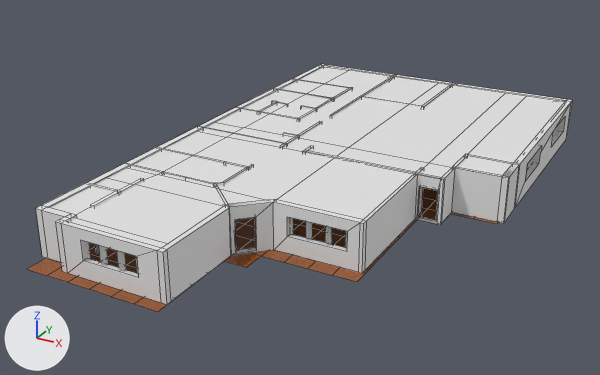
The FBX model Assets/Models/BuildingRoom/House_02.fbx: old version first, new version second.
The view is the same before and after, from a 50 mm camera at (13.2, -30.0, 15.0) aimed at (-3.0, -0.6, 0.3). The lights are fixed; the arrows at lower left show +X, +Y and +Z. Mesh edges are drawn as thin lines on the coarser meshes. Where no turn or scale is listed for an object, it has been applied to the vertices. Vertices at the same position are counted once.

The first picture shows 'Floor', 'Roof.001', 'Walls.001', 'Windows.001'.
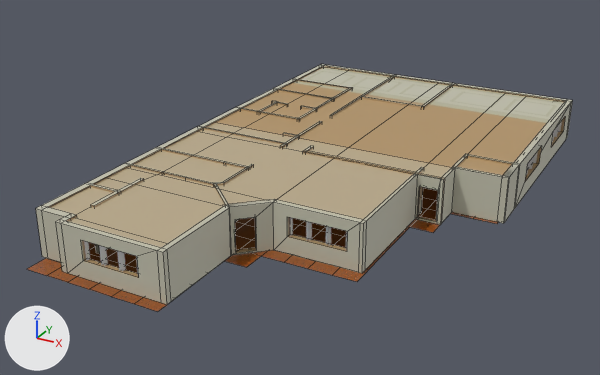
Boxes [x1, y1, x2, y2] around the edits, measured in the pictures (600 x 375 px; the box of a moved part takes in the faces that stretch with it):
'Roof.001', recoloured (white to beige)
    both: [51, 67, 564, 248]
part 1 of me_plane_004, moved or reshaped
    both: [536, 147, 541, 163]
part 2 of me_plane_004, recoloured
    both: [36, 64, 572, 304]
part 3 of me_plane_005, added
    after: [411, 220, 440, 232]

The change in detail:
Picture 'txt_wall_grey_00.png' (img_txt_wall_grey_00_png) is new.
Material 'Material.003' (mat_material_003) is new.
Its texture is img_txt_wall_grey_00_png.
me_plane_005 is used by ob_floor; location (0.0, 0.0, 0.0).
Verts and faces of me_plane_005; kept vertices keep their numbers, new ones are numbered from 329.
Before the commit, vertices of me_plane_005: 6 (2.5, -0.4, 0.0) at pixel (419, 217), 8 (3.5, -0.4, 0.0) at pixel (441, 222).
me_plane_005 had 329 vertices, 265 faces and spanned x -8.5..5.5, y -11.4..12.6, z 0.0.
me_plane_005 now has 331 vertices, 266 faces and spans x -8.5..5.5, y -11.4..12.6, z 0.0.
Part 3, on me_plane_005:
New vertex 329 is at (2.5, -1.4, 0.0), pixel (409, 227).
New vertex 330 is at (3.5, -1.4, 0.0), pixel (433, 232).
New faces: (6, 329, 330, 8).
me_plane_004 is used by ob_walls_001; location (2.33, -0.52, 0.0).
me_plane_004 had 512 vertices, 484 faces and spanned x -11.0..3.4, y -10.4..12.9, z 0.0..2.0.
me_plane_004 now has 511 vertices, 486 faces and spans x -11.0..3.4, y -10.4..12.9, z 0.0..2.0.
Part 1, on me_plane_004:
1 vertex is removed from x 3.1, y 6.7, z 0.8.
4 faces are deleted.
6 new faces join them.
me_plane_004 part 2: 480 faces spanning x -11.0..3.4, y -10.4..12.9, z 0.0..2.0 switch from no material to mat_material_003 (picture img_txt_wall_grey_00_png).
me_plane_016 has 29 vertices, 17 faces and spans x -7.4..6.5, y -18.2..4.8, z 0.0.
me_plane_016 now uses material mat_material_003 (picture img_txt_wall_grey_00_png).
